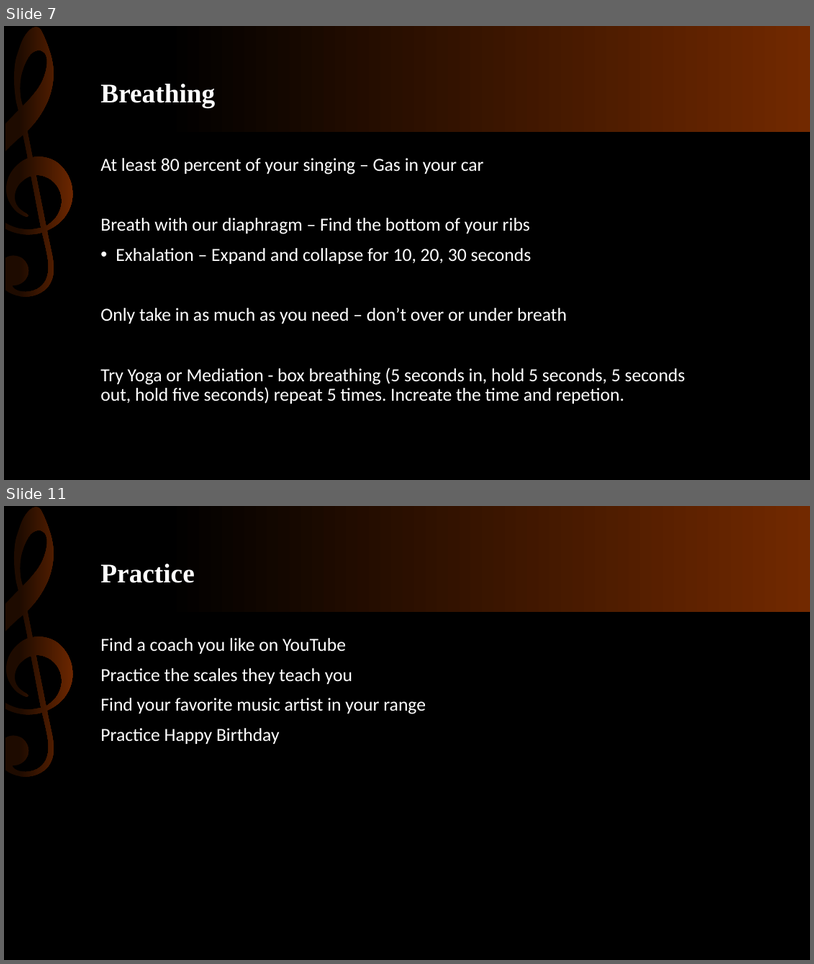
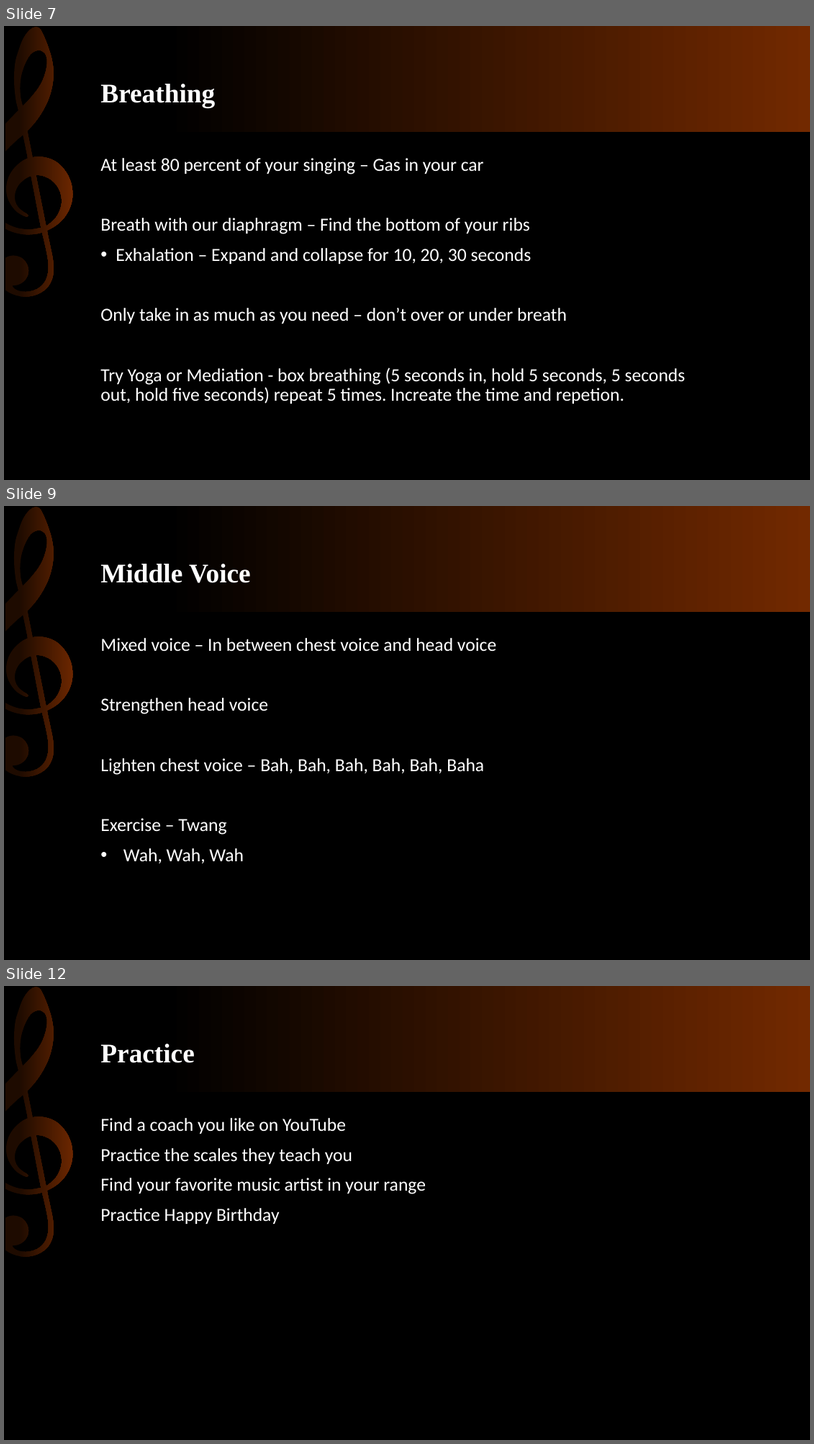
Before and after one commit to KnowledgeMavens/Science-Tech, a slide deck: Singing Basics 02-03-18/SInging Basics.pptx. Shown one above the other, each under a label of ours: slides 7 and 11 before the commit, slides 7, 9 and 12 after it; the slides between them are not shown. The pictures are 814x964 and 814x1444 pixels, drawn with LibreOffice and Linux fonts; fonts in the diff are those of the drawing. Boxes give left, top, right and bottom in pixels: in the first picture for what was removed or moved away, otherwise in the second. Text is boxed around its words. In the diff, an @@ line names an element or a change of style, - is before the commit and + after.

```diff
--- a/Singing Basics 02-03-18/SInging Basics.pptx
+++ b/Singing Basics 02-03-18/SInging Basics.pptx
@@ slide 9 added at [4, 506, 810, 960], background #000000; not listed: 2 template elements that a slide beside it also shows @@
@@ title added at [100, 564, 251, 583], 32 pt, text #FFFFFF, bold @@
+Middle Voice
@@ text added at [100, 638, 496, 863], 22 pt, text #FFFFFF @@
+Mixed voice – In between chest voice and head voice
+Strengthen head voice
+Lighten chest voice – Bah, Bah, Bah, Bah, Bah, Baha
+Exercise – Twang
+• Wah, Wah, Wah
@@ what was slide 11 is now slide 12 @@
```
Also in this commit, not shown: 7 slides changed, 1 other file.
